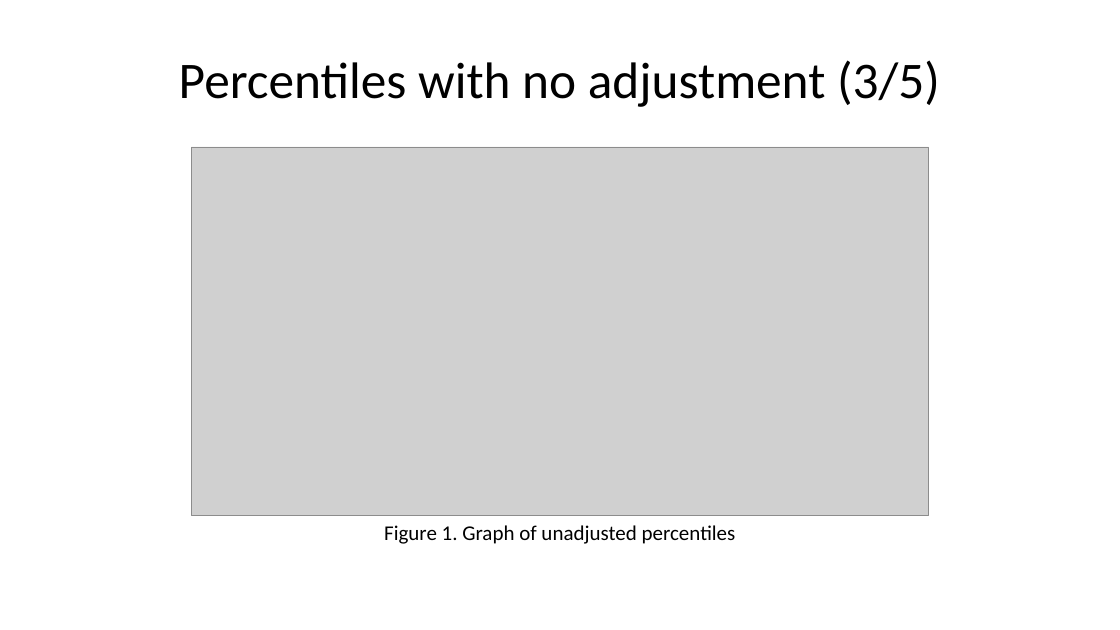
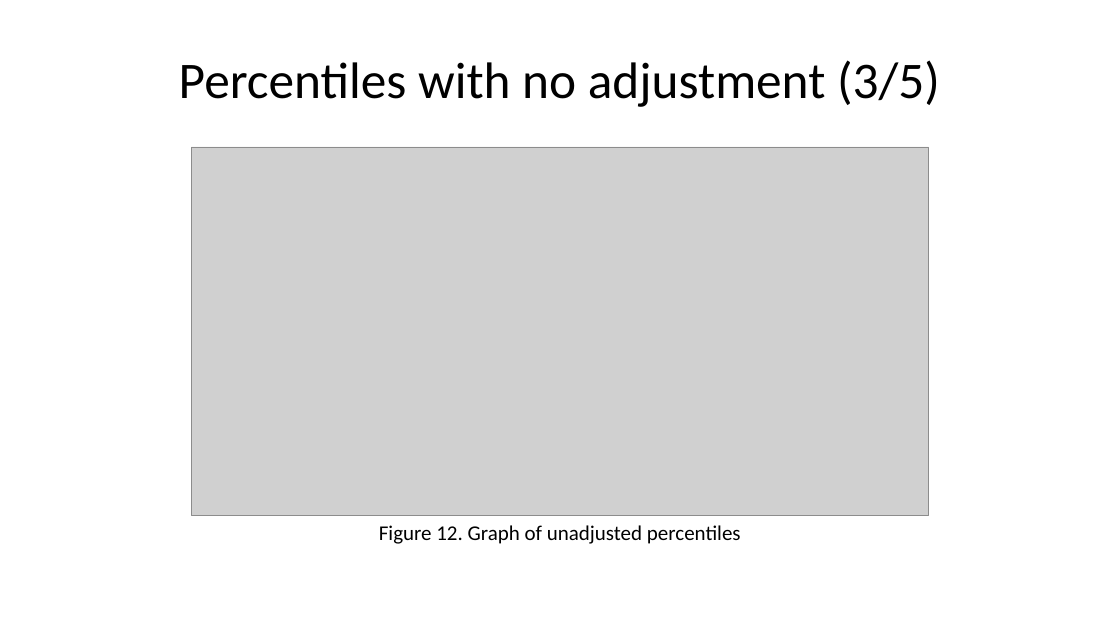
Before and after one commit to pmean/papers-and-presentations, a slide deck: slide 36 of bootstrap/src/bootstrap-slides.pptx. Drawn at 1120x630 pixels with LibreOffice and Linux fonts; fonts in the diff are those of the drawing; grey boxes stand for pictures. Boxes give left, top, right and bottom in pixels: in the first picture for what was removed or moved away, otherwise in the second. Text is boxed around its words. In the diff, an @@ line names an element or a change of style, - is before the commit and + after.

```diff
--- a/bootstrap/src/bootstrap-slides.pptx
+++ b/bootstrap/src/bootstrap-slides.pptx
@@ text at (x1=379, y1=525, x2=741, y2=544): text changed @@
-Figure 1. Graph of unadjusted percentiles
+Figure 12. Graph of unadjusted percentiles
```
Also in this commit, not shown: 27 other slides changed, 2 slides added, 1 other file.
